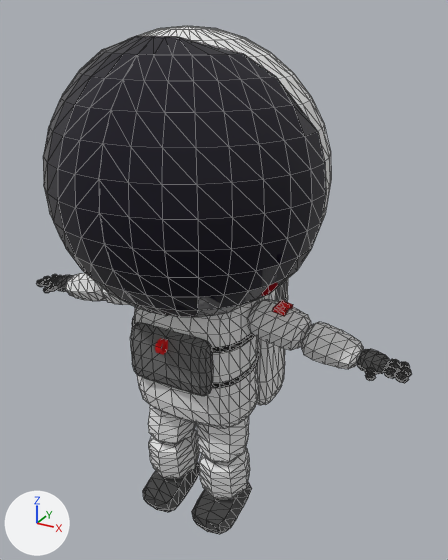
The glTF model models/Chibinaut.glb, before and after one commit.
Both versions are drawn from a camera (50 mm lens) standing at (0.811, -1.309, 1.436) and looking at (0.062, 0.053, 0.755). Every picture has the same lights, and +X, +Y and +Z are marked at lower left. Mesh edges are drawn as thin lines on the coarser meshes. Where no turn or scale is listed for an object, it has been applied to the vertices.

Script lines for the objects in view, before the commit:
```python
mat_glass = principled_material('Glass')
mat_glass.base_color = (0.00168, 0.0, 0.00834)  # black #060017
mat_glass.roughness = 0.0
me_cube_016 = bpy.data.meshes.new('Cube.016')
me_cube_016.from_pydata(...)  # 210 vertices, 416 faces; spans x -0.168..0.168, y 0.124..0.287, z 0.311..0.757
# faces by material slot: [412, 4]
me_cube_016.materials.append(mat_white)  # white #e7e7e7
me_cube_016.materials.append(mat_gray)  # black #444444
me_mesh = bpy.data.meshes.new('Mesh')
me_mesh.from_pydata(...)  # 1338 vertices, 2560 faces; spans x -0.59..0.59, y -0.131..0.135, z -0.009..0.745
# faces by material slot: [1408, 1152]
me_mesh.materials.append(mat_white)  # white #e7e7e7
me_mesh.materials.append(mat_gray)  # black #444444
me_sphere_001 = bpy.data.meshes.new('Sphere.001')
me_sphere_001.from_pydata(...)  # 834 vertices, 1682 faces; spans x -0.357..0.357, y -0.363..0.341, z 0.703..1.399
# faces by material slot: [722, 960]
me_sphere_001.materials.append(mat_glass)  # black #060017
me_sphere_001.materials.append(mat_white)  # white #e7e7e7
ob_cube = bpy.data.objects.new('Cube', me_mesh)
ob_cube.location = (0.0, 0.0, 0.0)
ob_cube_002 = bpy.data.objects.new('Cube.002', me_cube_016)
ob_cube_002.location = (0.0, 0.0, 0.0)
ob_sphere_001 = bpy.data.objects.new('Sphere.001', me_sphere_001)
ob_sphere_001.location = (0.0, 0.0, 0.0)
# also in view: 'Cube.003' at (0.0, -0.126, 0.583)
```
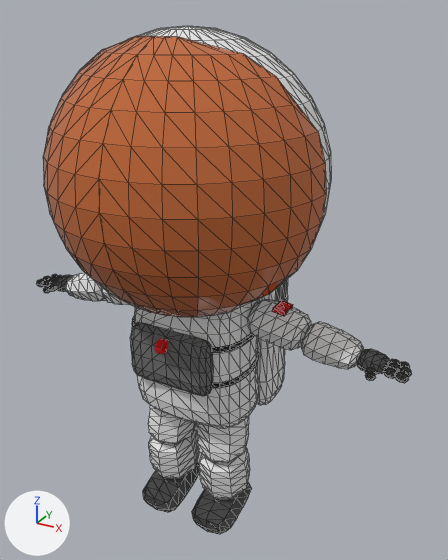
The change, as a list of edits to the scene's bpy script:
```text
Change mat_glass:
    mat_glass.base_color: (0.00168, 0.0, 0.00834) -> (0.547, 0.142, 0.0373)  # black #060017 -> orange #c36936
```

What differs and where, as boxes (x1, y1, x2, y2) in the pictures (448 x 560 px):
'Sphere.001', recoloured: (43, 33, 329, 317) in both
